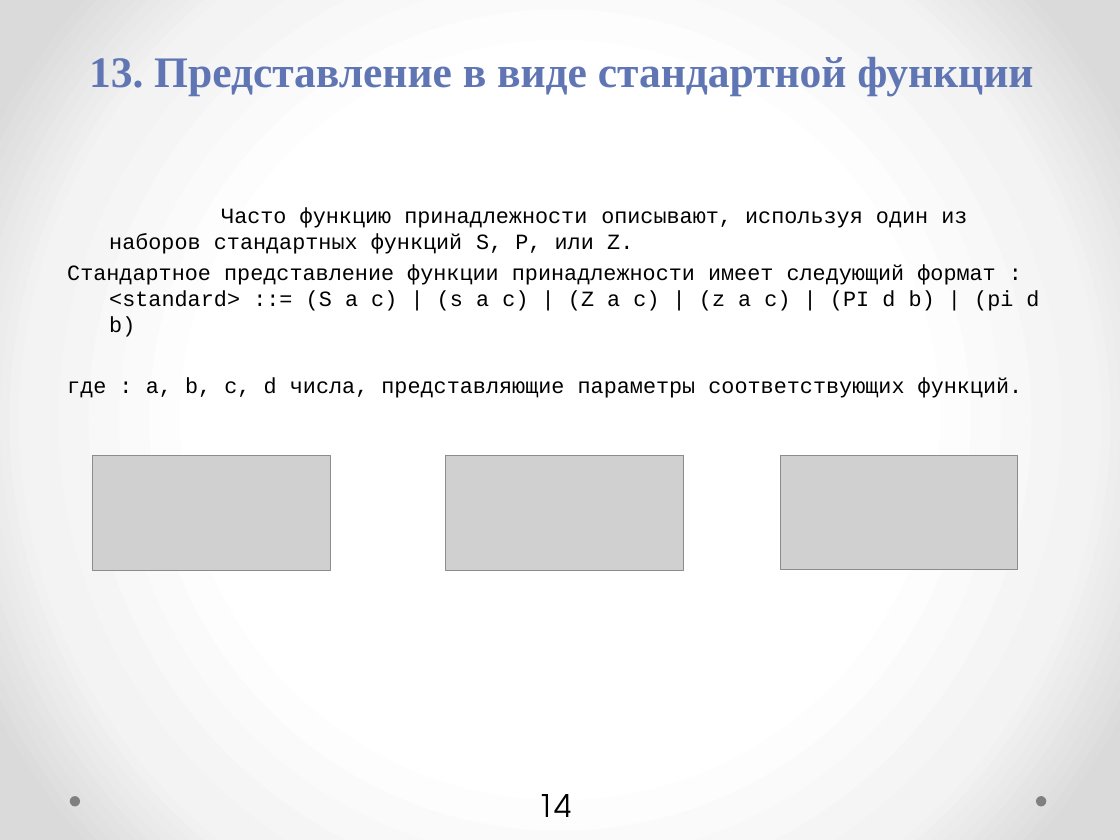
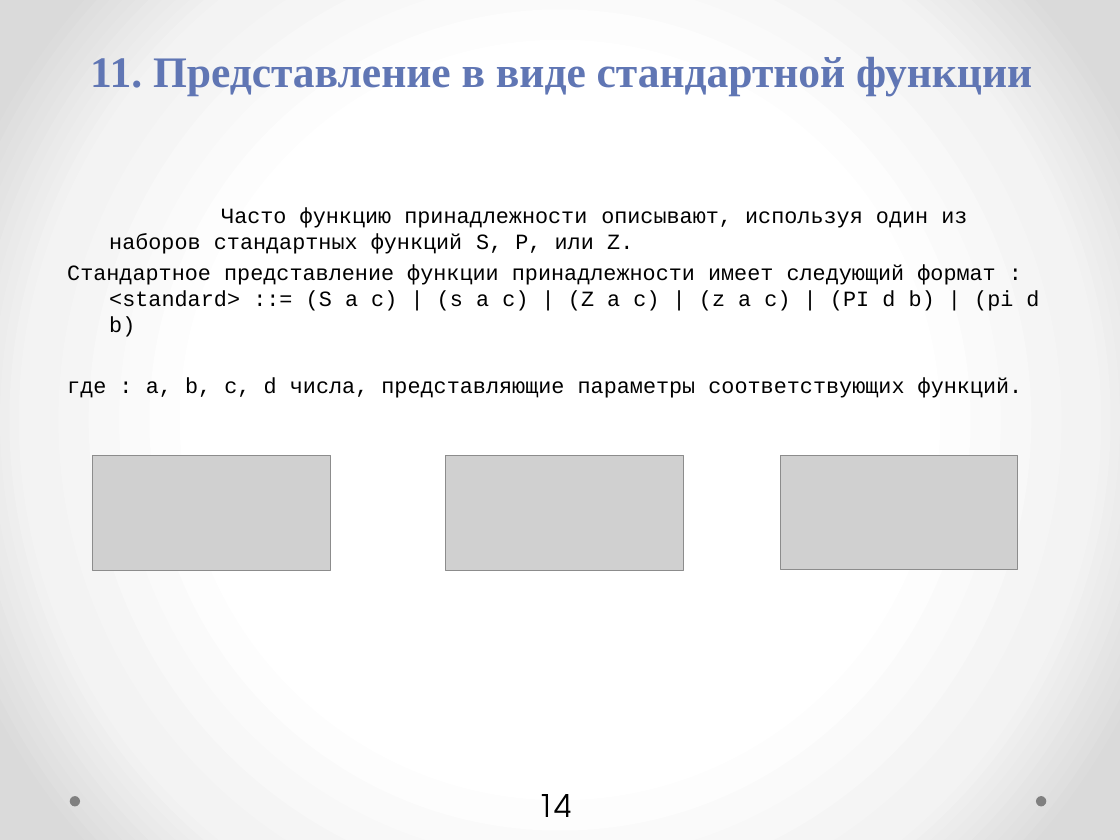
Before and after one commit to petr-r94/ResearchDocsPack, a slide deck: slide 14 of FuzzyCLIPS_End_release.pptx. Drawn at 1120x840 pixels with LibreOffice and Linux fonts; fonts in the diff are those of the drawing; grey boxes stand for pictures. Boxes give left, top, right and bottom in pixels: in the first picture for what was removed or moved away, otherwise in the second. Text is boxed around its words. In the diff, an @@ line names an element or a change of style, - is before the commit and + after.

```diff
--- a/FuzzyCLIPS_End_release.pptx
+++ b/FuzzyCLIPS_End_release.pptx
@@ title at (90,57,1032,96): text changed @@
-13. Представление в виде стандартной функции
+11. Представление в виде стандартной функции
```
Also in this commit, not shown: 16 other slides changed, 1 other file.
